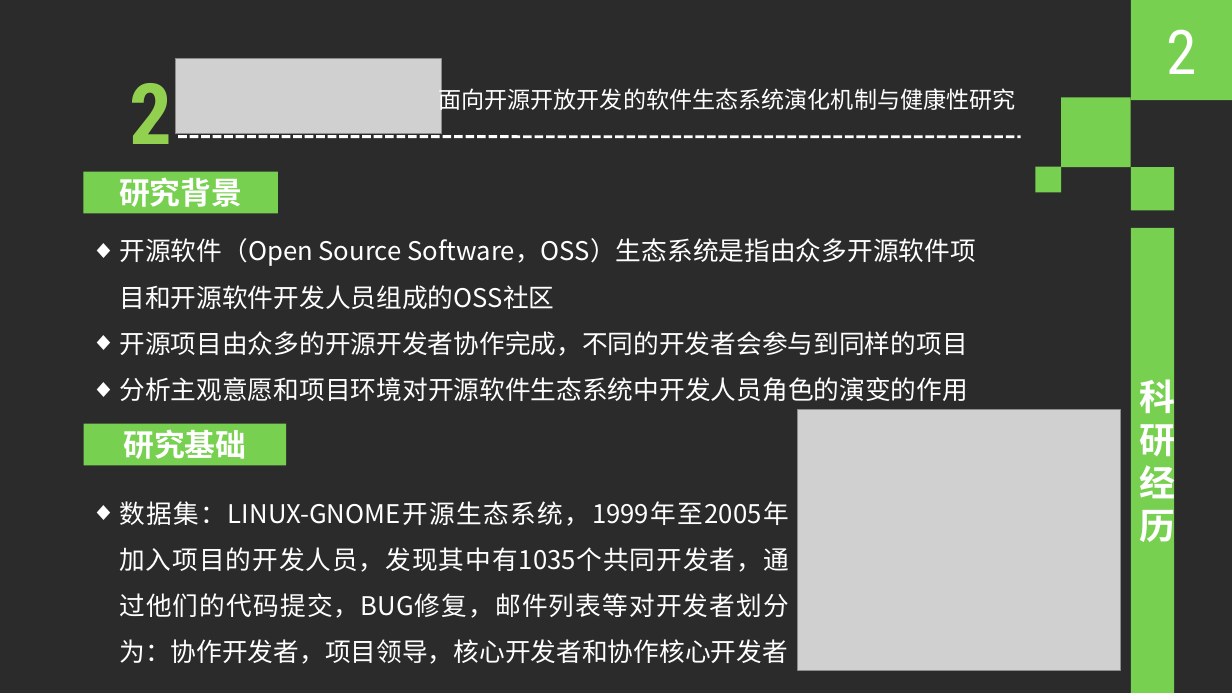
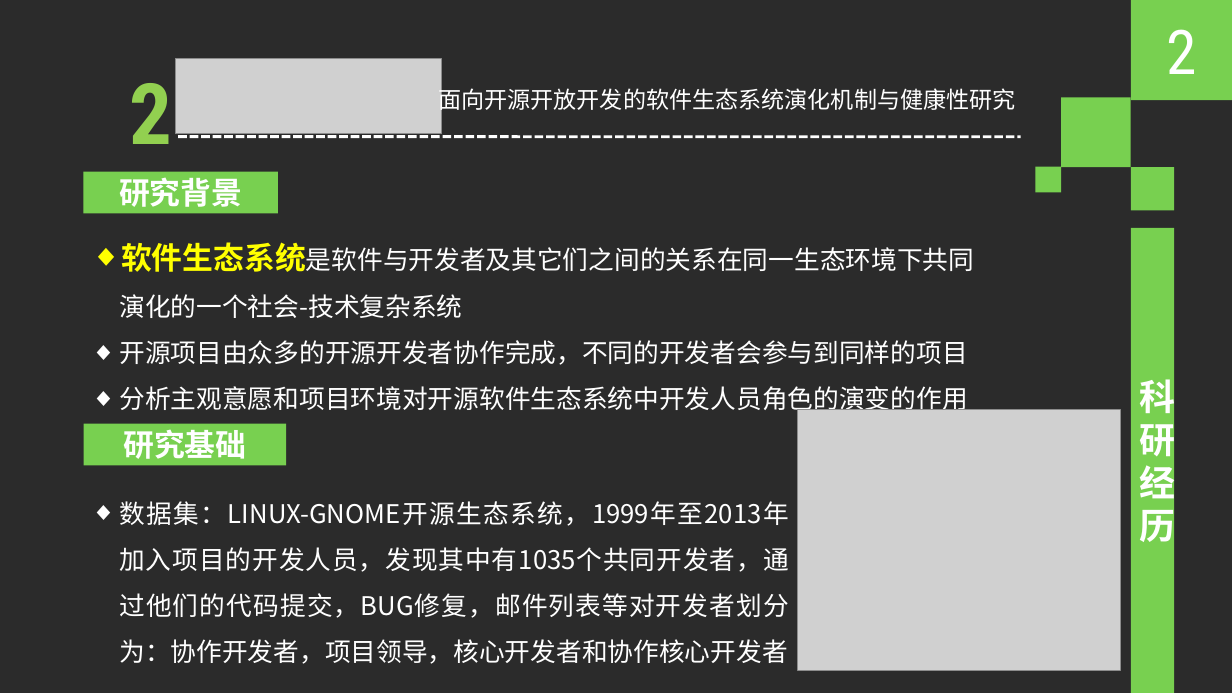
Before and after one commit to henryzhao/graduate, a slide deck: slide 5 of 赵玉琦2018年博士复试专家组考核答辩.pptx (slide 13 before the commit). Drawn at 1232x693 pixels with LibreOffice and Linux fonts; fonts in the diff are those of the drawing; grey boxes stand for pictures; background and template pictures are left out; a plain dark background stands for a picture behind light text. Boxes give left, top, right and bottom in pixels: in the first picture for what was removed or moved away, otherwise in the second. Text is boxed around its words. In the diff, an @@ line names an element or a change of style, - is before the commit and + after.

```diff
--- a/赵玉琦2018年博士复试专家组考核答辩.pptx
+++ b/赵玉琦2018年博士复试专家组考核答辩.pptx
@@ text at box(119, 242, 974, 318): text changed @@
-◆ 开源软件（Open Source Software，OSS）生态系统是指由众多开源软件项目和开源软件开发人员组成的OSS社区
+◆ 软件生态系统是软件与开发者及其它们之间的关系在同一生态环境下共同演化的一个社会-技术复杂系统
@@ text at box(119, 501, 788, 664): text changed @@
-◆ 数据集：LINUX-GNOME开源生态系统，1999年至2005年加入项目的开发人员，发现其中有1035个共同开发者，通过他们的代码提交，BUG修复，邮件列表等对开发者划分为：协作开发者，项目领导，核心开发者和协作核心开发者
+◆ 数据集：LINUX-GNOME开源生态系统，1999年至2013年加入项目的开发人员，发现其中有1035个共同开发者，通过他们的代码提交，BUG修复，邮件列表等对开发者划分为：协作开发者，项目领导，核心开发者和协作核心开发者
```
Also in this commit, not shown: 7 other slides changed, 2 slides added, 1 other file.
